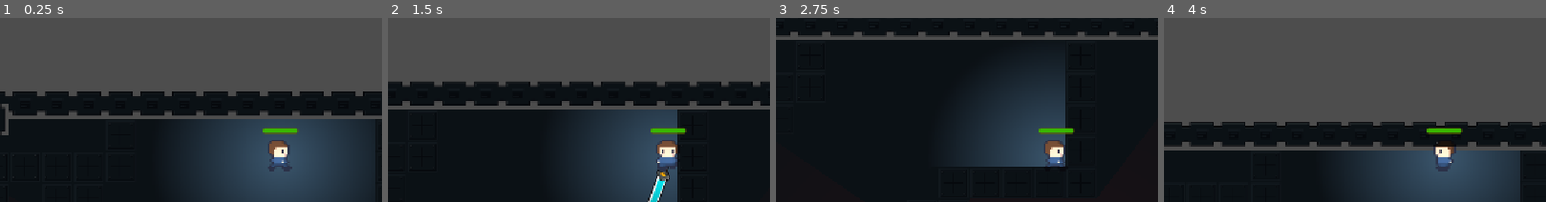
Above: before the commit, frames 1-4 (left to right).
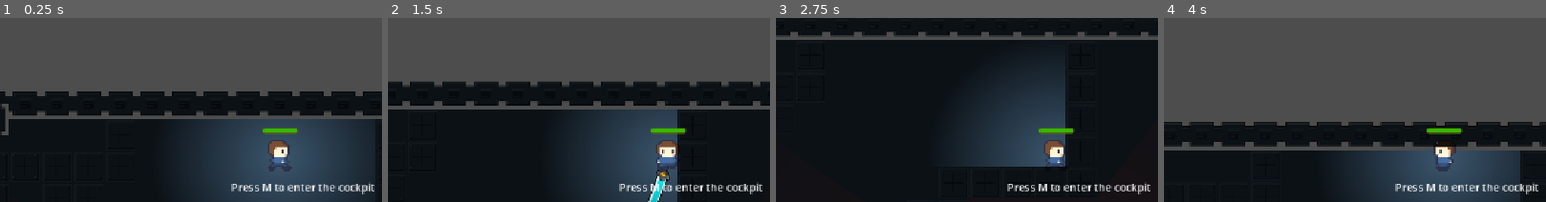
Above: after the commit, the same moments.

Repository: Simi-jpg/codesmelt-jam
Game: Godot game, scene res://scenes/level/dark-survival.tscn
Two runs of this game, one before a commit and one after it. Both use one fixed random seed, a clock stepped at 60 frames per second and the inputs below. This scene is started directly instead of the project's main scene.
Inputs (mouse positions are % of the whole screen's width and height, from its top left):
- Up to frame 1 (0.25 s): no input
- Up to frame 2 (1.5 s): tap M at 0.5 s; move the mouse to (72, 36) at 0.52 s; hold Right (ui_right) 0.53-1.28 s; hold M 0.53-1.28 s; move the mouse to (30, 48) at 1.27 s; hold Down (ui_down) from 1.28 s (still down); click (30, 48) at 1.35 s
- Up to frame 3 (2.75 s): tap M at 1.55, 2 s; move the mouse to (60, 16) at 2.02 s; release Down (ui_down) at 2.03 s; hold Right (ui_right) from 2.03 s (still down); hold M from 2.03 s (still down); tap Enter (interact) at 2.1 s
- Up to frame 4 (4 s): move the mouse to (45, 65) at 2.77 s; release Right (ui_right) at 2.78 s; release M at 2.78 s; hold Up (ui_up) 2.78-3.53 s; tap M at 2.85, 3.5, 3.8 s; move the mouse to (80, 59) at 3.52 s; hold Left (ui_left) from 3.53 s (still down); hold R from 3.53 s (still down)
The pictures show only the part of the screen within x 13-63%, y 4-54%; the shares and areas given below are measured in that part.

The runs differ from the first frame. In frame 1, 1.0% of the frame differs, in the area x 60-98%, y 89-96%; in frame 2, 1.0%; in frame 3, 1.0%; in frame 4, 1.0%.

Commit message:
transition to cockpit

Diff:
--- /dev/null
+++ b/project-red-gem/scenes/level/cockpit.gd
@@ -0,0 +1,19 @@
+extends Node2D
+
+
+# Called when the node enters the scene tree for the first time.
+func _ready() -> void:
+	pass # Replace with function body.
+
+
+# Called every frame. 'delta' is the elapsed time since the previous frame.
+func _process(delta: float) -> void:
+	pass
+
+
+func _on_area_2d_body_entered(body: Node2D) -> void:
+	if body.is_in_group("player"):
+		game_ending()
+
+func game_ending():
+	pass
--- a/project-red-gem/scenes/level/cockpit.tscn
+++ b/project-red-gem/scenes/level/cockpit.tscn
@@ -1,5 +1,6 @@
 [gd_scene format=4 uid="uid://cuujghqrvn2rm"]
 
+[ext_resource type="Script" uid="uid://dkuxoqo3lcxdt" path="res://scenes/level/cockpit.gd" id="1_4vo8g"]
 [ext_resource type="Texture2D" uid="uid://iq44r7inac43" path="res://tilesets/orbital_oupost_tileset.png" id="2_hasnj"]
 [ext_resource type="Texture2D" uid="uid://brr7mxbth7dlh" path="res://sprites/storage-equipment/oxygen_cylinder.png" id="3_7bmp0"]
 [ext_resource type="Texture2D" uid="uid://dxfovdp2cgnp8" path="res://sprites/storage-equipment/hologram_table.png" id="4_l1iew"]
@@ -278,6 +279,8 @@
 physics_layer_0/collision_layer = 1
 sources/0 = SubResource("TileSetAtlasSource_6y26k")
 
+[sub_resource type="WorldBoundaryShape2D" id="WorldBoundaryShape2D_0cnue"]
+
 [sub_resource type="Gradient" id="Gradient_xhcmu"]
 colors = PackedColorArray(1, 1, 1, 1, 0, 0, 0, 1)
 
@@ -288,6 +291,7 @@
 fill_to = Vector2(0.859375, 0.13368055)
 
 [node name="Cockpit" type="Node2D" unique_id=1742219981]
+script = ExtResource("1_4vo8g")
 
 [node name="TileMapLayer" type="TileMapLayer" parent="." unique_id=731028297]
 tile_map_data = PackedByteArray("AAD//wgAAAAMAAIAAAD//wkAAAAMAAMAAAD//woAAAAKAAIAAAD//wsAAAAKAAMAAAD//wwAAAAKAAIAAAD//w …(12688 unchanged characters)…
@@ -301,6 +305,12 @@
 position = Vector2(224.00002, 41.000008)
 scale = Vector2(1.4531235, 1.4531235)
 texture = ExtResource("4_l1iew")
+
+[node name="Area2D" type="Area2D" parent="HologramTable" unique_id=1222201810]
+
+[node name="CollisionShape2D" type="CollisionShape2D" parent="HologramTable/Area2D" unique_id=602005746]
+position = Vector2(-1.0500684e-05, 23.397871)
+shape = SubResource("WorldBoundaryShape2D_0cnue")
 
 [node name="CommunicationsAntenna" type="Sprite2D" parent="." unique_id=877614429]
 position = Vector2(157.00002, 39)
@@ -347,3 +357,5 @@
 
 [node name="GlowyAlien4" parent="." unique_id=1313306485 instance=ExtResource("9_mbjvw")]
 position = Vector2(401, 240)
+
+[connection signal="body_entered" from="HologramTable/Area2D" to="." method="_on_area_2d_body_entered"]
--- a/project-red-gem/scenes/level/dark-survival.tscn
+++ b/project-red-gem/scenes/level/dark-survival.tscn
@@ -452,6 +452,13 @@
 theme_override_font_sizes/font_size = 25
 text = "Alarm disabling: "
 
+[node name="TransitionLabel" type="Label" parent="CanvasLayer" unique_id=520385744]
+offset_left = 501.0
+offset_top = 356.0
+offset_right = 718.0
+offset_bottom = 379.0
+text = "Press M to enter the cockpit"
+
 [connection signal="body_entered" from="LockdownTerminal/Area2D" to="." method="_on_area_2d_body_entered"]
 [connection signal="body_exited" from="LockdownTerminal/Area2D" to="." method="_on_area_2d_body_exited"]
 [connection signal="timeout" from="Timer" to="." method="_on_timer_timeout"]
--- a/project-red-gem/scenes/level/dark_survival.gd
+++ b/project-red-gem/scenes/level/dark_survival.gd
@@ -5,7 +5,7 @@
 @onready var label: Label = $CanvasLayer/Label
 @onready var countdown: Label = $CanvasLayer/Countdown
 @onready var enemy_spawner: Node2D = $EnemySpawner
-
+var alarm_disabled = false
 @onready var timer: Timer = $Timer
 
 func _process(delta: float) -> void:
@@ -15,6 +15,8 @@
 func _input(event):
 	if Input.is_key_pressed(KEY_R):
 		start_timer()
+	if Input.is_key_pressed(KEY_M) and alarm_disabled:
+		get_tree().change_scene_to_file("res://scenes/level/cockpit.tscn")
 
 func _on_area_2d_body_entered(body: Node2D) -> void:
 	if body.is_in_group("player"):
@@ -32,6 +34,9 @@
 
 
 func _on_timer_timeout() -> void:
+	label.show()
+	label.text = "Press M to enter the cockpit"
 	alarm_lights.visible = false
+	alarm_disabled = true
 	countdown.visible = false
 	enemy_spawner.queue_free()
Not shown, added: project-red-gem/scenes/level/cockpit.gd.uid
